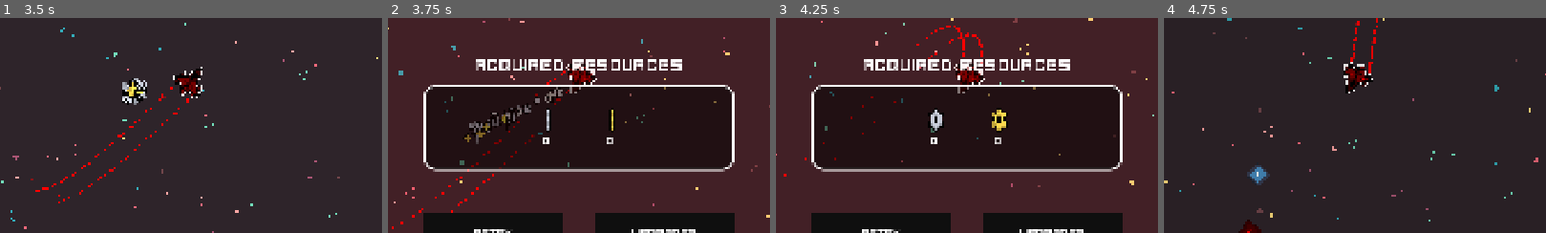
Above: before the commit, frames 1-4 (left to right).
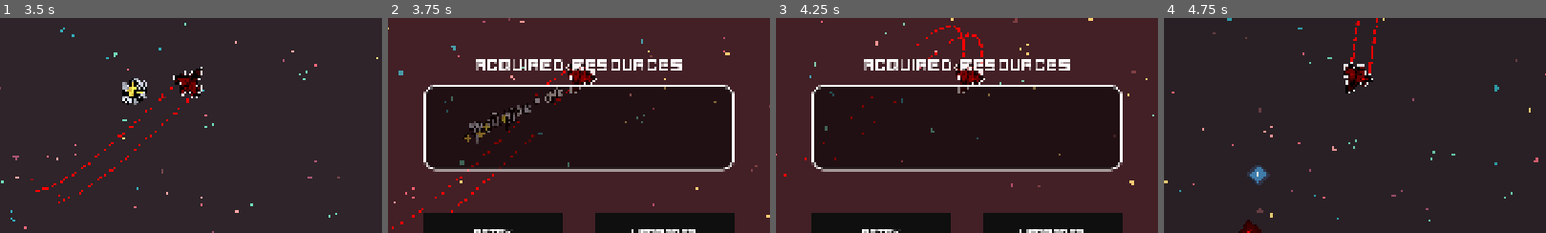
Above: after the commit, the same moments.

Repository: Yolo-Arts/Game-Off-2026
Game: Godot game, scene res://Game/main_game.tscn
Two runs of this game, one before a commit and one after it. Both use one fixed random seed, a clock stepped at 60 frames per second and the inputs below. The engine's default icon, where the game draws it, is replaced by a stand-in: a white triangle on a blue panel in a dark square. Sound files missing from this copy of the repository are replaced by a short silence.
Inputs (mouse positions are % of the whole screen's width and height, from its top left):
- Up to frame 1 (3.5 s): click "Play" at 0.5 s; tap Enter at 1.25 s; move the mouse to (72, 45) at 1.27 s; hold W (move_up) 1.28-2.03 s; hold Space (Ram) 1.28-2.03 s; click (72, 45) at 1.42 s; move the mouse to (30, 55) at 2.02 s; hold S (move_down) 2.03-2.78 s; tap Shift (shift) at 2.1 s; move the mouse to (60, 28) at 2.77 s; hold W (move_up) from 2.78 s (still down); tap T at 2.85 s
- Up to frame 2 (3.75 s): keep holding W (move_up); move the mouse to (45, 70) at 3.52 s; tap G at 3.6 s; click (45, 70) at 3.67 s
- Up to frame 3 (4.25 s): keep holding W (move_up)
- Up to frame 4 (4.75 s): release W (move_up) at 4.25 s; click (39, 86) at 4.25 s
The pictures show only the part of the screen within x 25-75%, y 36-86%; the shares and areas given below are measured in that part.

Frame 1 is identical in both runs. In frame 2, 0.4% of the frame differs, in the area x 40-60%, y 41-59%; in frame 3, 0.8%, in the area x 39-61%, y 41-59%; in frame 4, nothing differs.

Commit message:
hiding currency count if amount = 0

Diff:
--- a/UI/GameOver/GameOverCurrencyCountControl/game_over_currency_count_control.gd
+++ b/UI/GameOver/GameOverCurrencyCountControl/game_over_currency_count_control.gd
@@ -15,6 +15,9 @@
 func initial_setup() -> void:
 	await get_tree().process_frame
 	_current_value = _data.amount
+
+	if _data.amount < 1:
+		visible = false
 	currency_label.text = add_spaces_to_number("%d" % _current_value)
 	currency_icon.modulate = _data.color
 
